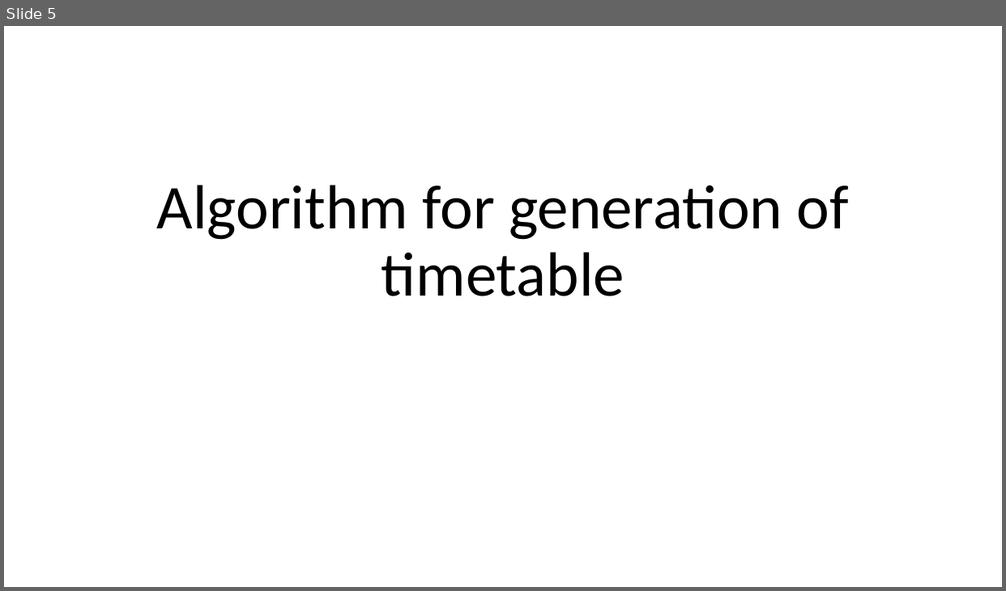
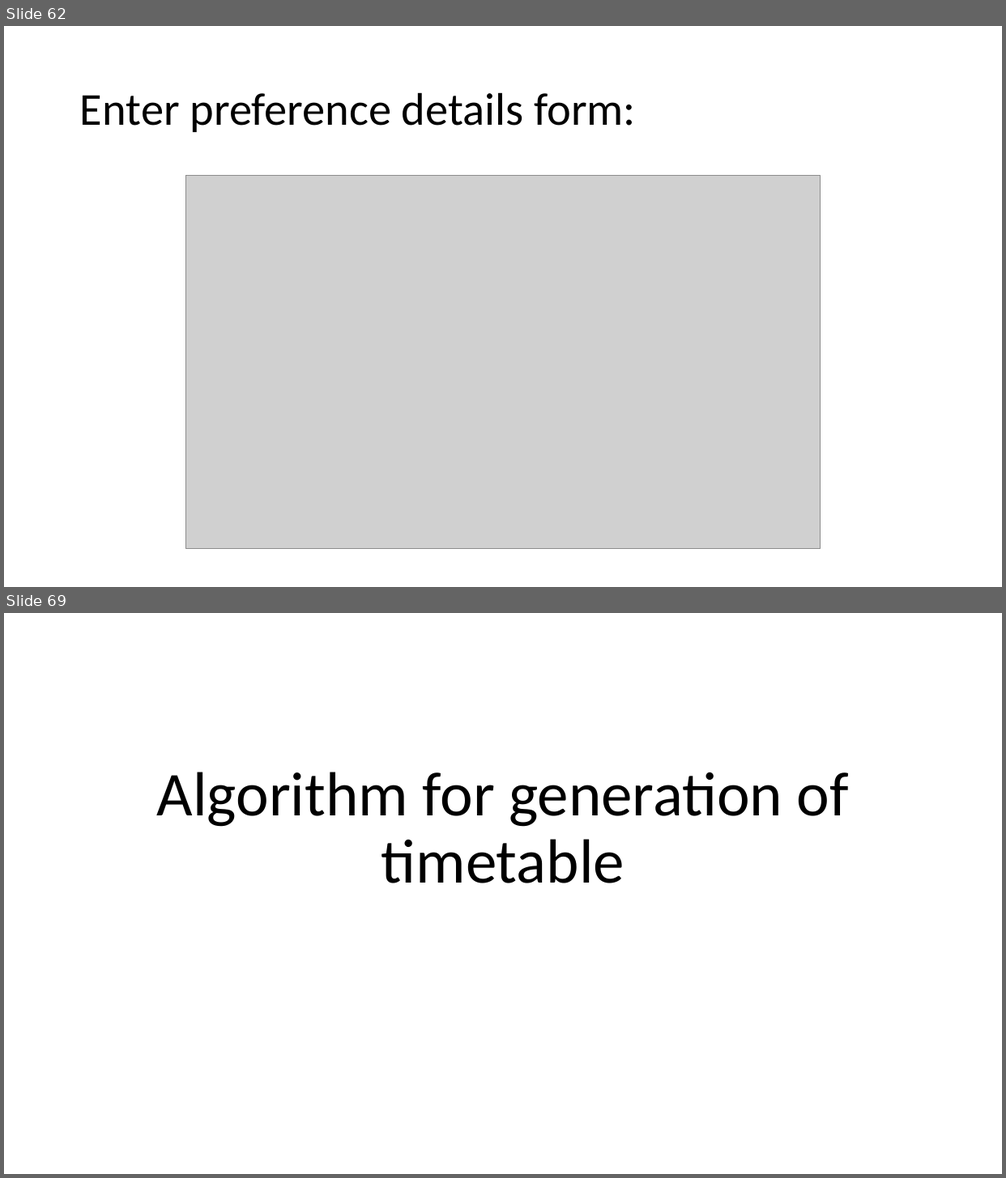
Before and after one commit to abhishekshaw21/Timetable, a slide deck: College Timetable Management System.pptx. Shown one above the other, each under a label of ours: slide 5 before the commit, slides 62 and 69 after it; the slides between them are not shown. The pictures are 1006x591 and 1006x1178 pixels, drawn with LibreOffice and Linux fonts; fonts in the diff are those of the drawing; grey boxes stand for pictures. Boxes give left, top, right and bottom in pixels: in the first picture for what was removed or moved away, otherwise in the second. Text is boxed around its words. In the diff, an @@ line names an element or a change of style, - is before the commit and + after.

```diff
--- a/College Timetable Management System.pptx
+++ b/College Timetable Management System.pptx
@@ slide 62 added at [4, 26, 1002, 587], background #FFFFFF @@
@@ title added at [80, 92, 636, 132], 44 pt, text #000000 @@
+Enter preference details form:
@@ picture added at [186, 176, 819, 549] @@
@@ what was slide 5 is now slide 69 @@
```
Also in this commit, not shown: 1 slide changed, 65 other slides added, 3 slides removed.
